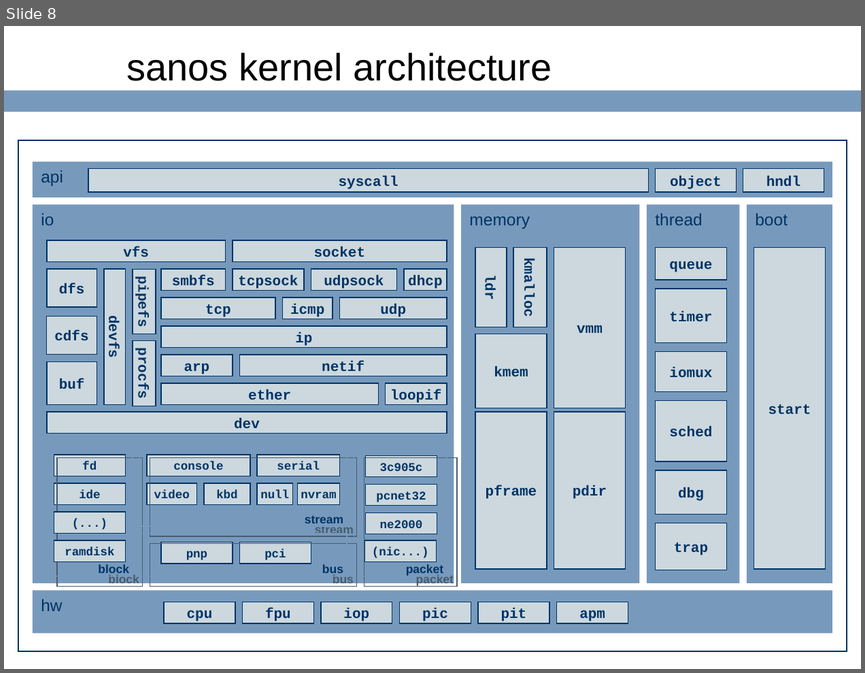
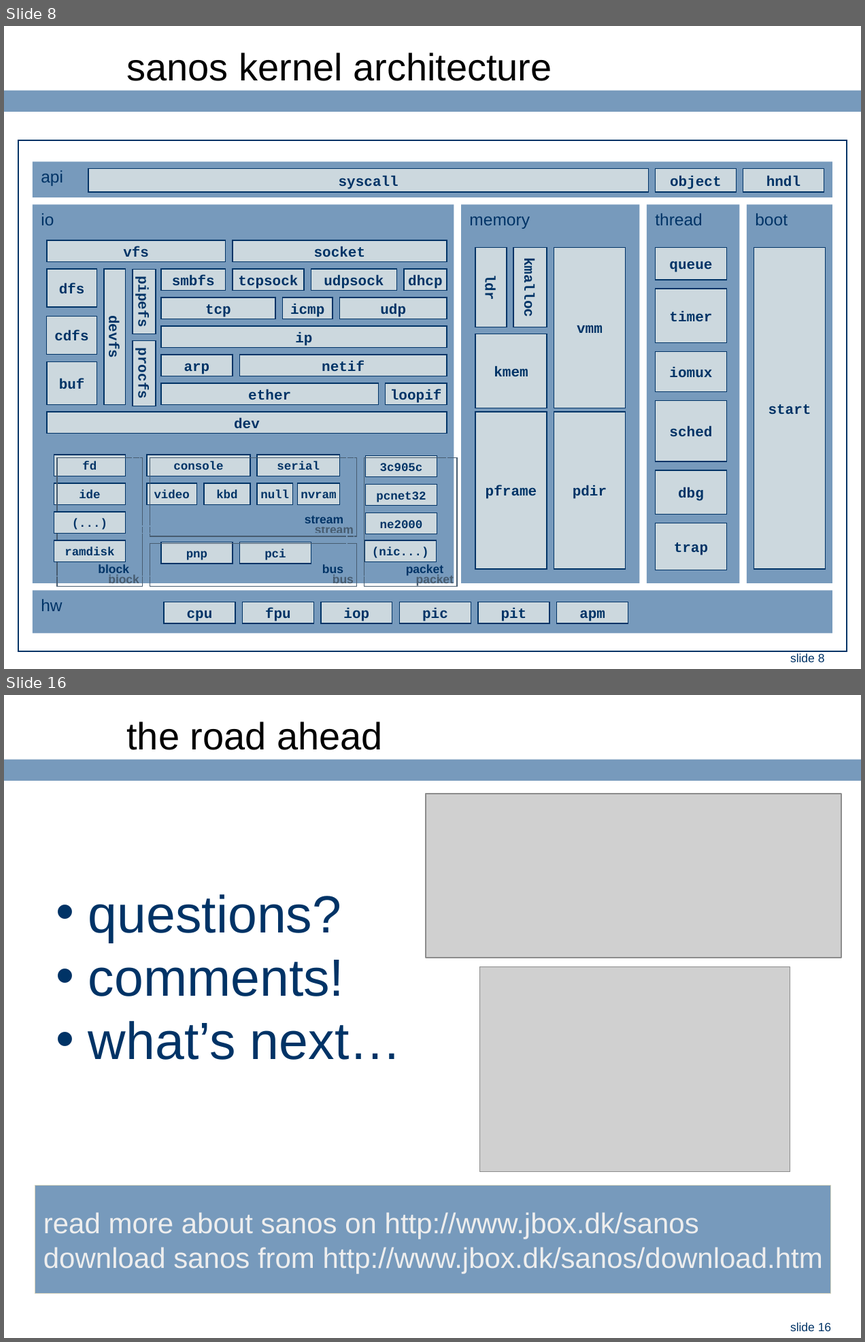
Before and after one commit to ringgaard/sanos, a slide deck: doc/jbox-intel.ppt. Shown one above the other, each under a label of ours: slide 8 before the commit, slides 8 and 16 after it; the slides between them are not shown. The pictures are 865x673 and 865x1342 pixels, drawn with LibreOffice and Linux fonts; fonts in the diff are those of the drawing; grey boxes stand for pictures; background and template pictures are left out. Boxes give left, top, right and bottom in pixels: in the first picture for what was removed or moved away, otherwise in the second. Text is boxed around its words. In the diff, an @@ line names an element or a change of style, - is before the commit and + after.

```diff
--- a/doc/jbox-intel.ppt
+++ b/doc/jbox-intel.ppt
@@ slide 16 added at box(4, 695, 861, 1338), background #FFFFFF; not listed: 2 template elements that a slide beside it also shows @@
@@ title added at box(126, 722, 383, 750), 32 pt, text #000000 @@
+the road ahead
@@ picture added at box(426, 794, 841, 957) @@
@@ text added at box(88, 894, 401, 1059), 44 pt, text #003366 @@
+• questions?
+• comments!
+• what’s next…
@@ picture added at box(479, 966, 789, 1172) @@
@@ rectangle added at box(35, 1185, 830, 1293), fill #779ABC, outline #D9D5BE 0.74 pt, 24 pt, text #EEEEEE @@
+read more about sanos on http://www.jbox.dk/sanos
+download sanos from http://www.jbox.dk/sanos/download.htm
@@ slide 8 changed as well @@
@@ page number added at box(790, 653, 825, 662), 10 pt, text #003366 @@
+slide 8
```
Also in this commit, not shown: 8 other slides changed, 6 other slides added.
